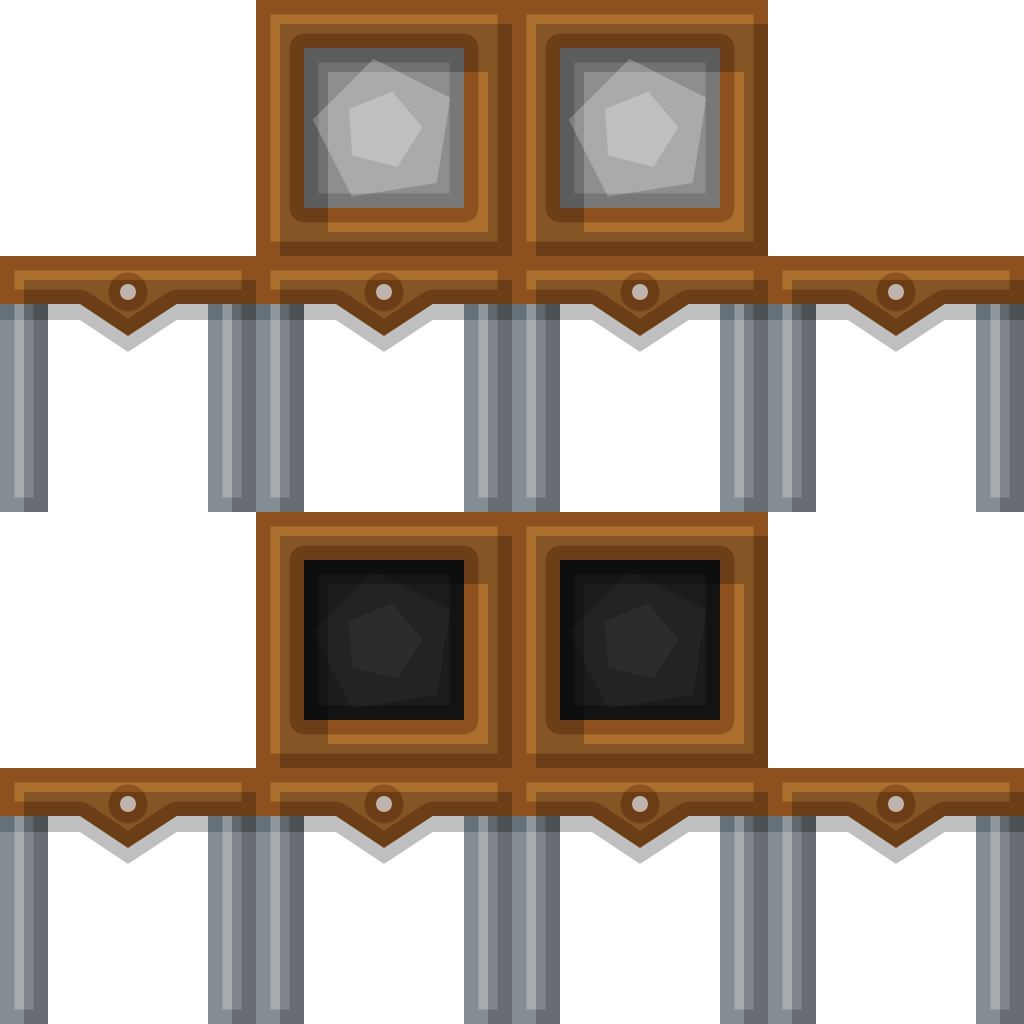
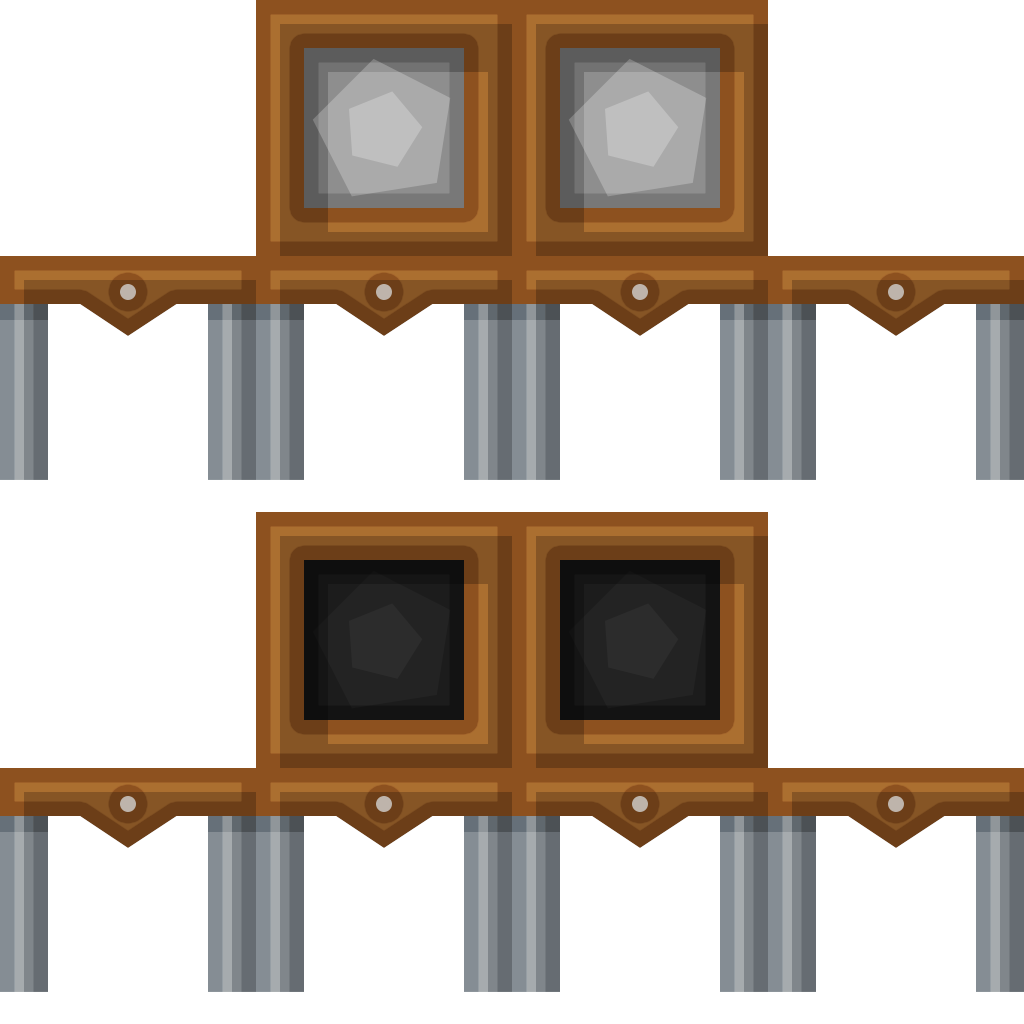
Revision of a layered w=1024, h=1024 image; what changed, layer by layer:
pixels changed over [0, 304, 1024, 1024] (layer not identified)
